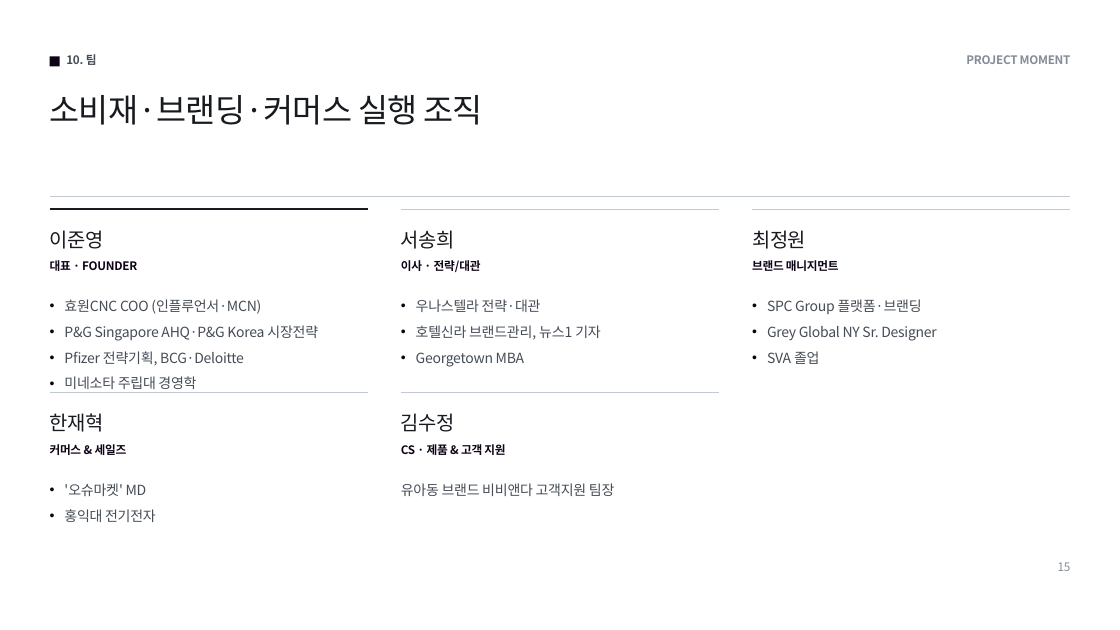
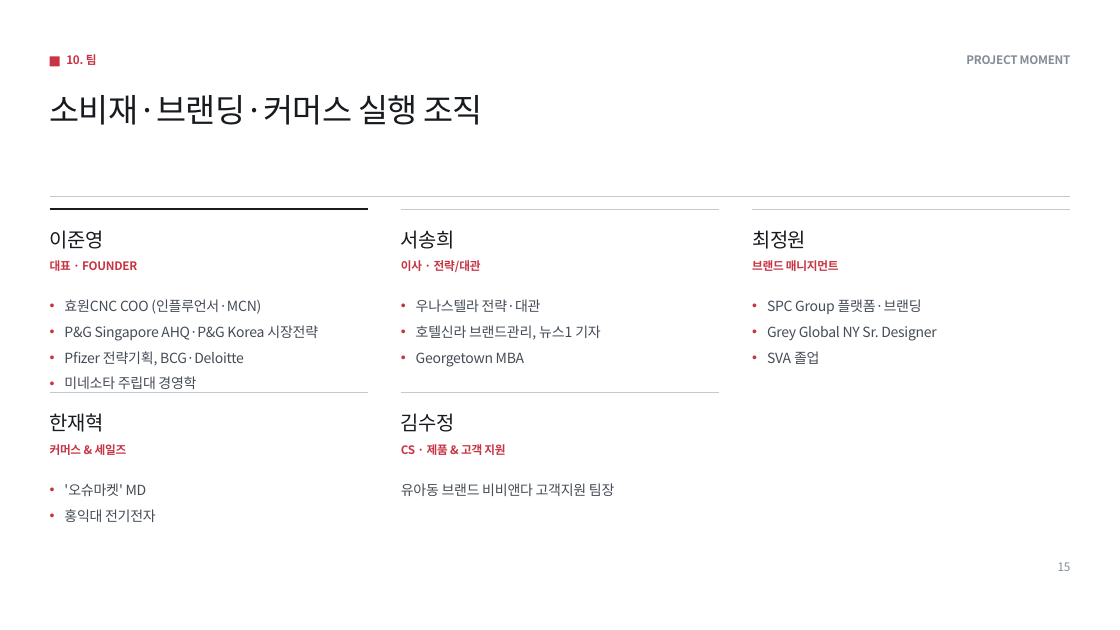
Before and after one commit to pck9880-sys/claude-design, a slide deck: slide 15 of output/ir-project-moment/deck.pptx. Drawn at 1120x630 pixels with LibreOffice and Linux fonts; fonts in the diff are those of the drawing. Boxes give left, top, right and bottom in pixels: in the first picture for what was removed or moved away, otherwise in the second. Text is boxed around its words. In the diff, an @@ line names an element or a change of style, - is before the commit and + after.

```diff
--- a/output/ir-project-moment/deck.pptx
+++ b/output/ir-project-moment/deck.pptx
@@ rectangle at [50, 56, 60, 66]: fill #0F0316 to #C73544 @@
@@ text "10. 팀" at [66, 54, 97, 65]: text colour #454C56 to #C73544 @@
@@ text colour #0F0316 to #C73544 in 5 elements at [50, 260, 137, 271], [401, 260, 481, 272], [752, 260, 839, 271], [50, 444, 127, 455], [401, 442, 505, 458] @@
@@ bullet colour #0F0316 to #C73544 in 4 elements at [64, 299, 318, 393], [416, 299, 600, 367], [767, 299, 937, 364], [64, 483, 156, 522] @@
```
Also in this commit, not shown: 13 other slides changed, 4 other files.
